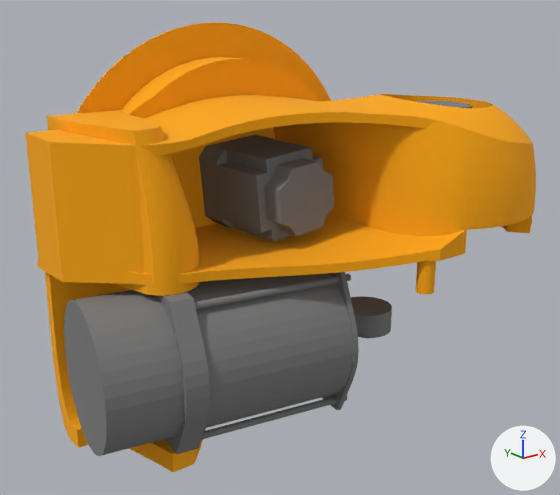
The glTF model RobotModel/KUKA/KR150_2/Visual/glb/Link1.glb as it was, and as the next commit left it.
The view is the same before and after, from a 50 mm camera at (-1.106, -1.225, 0.501) aimed at (-0.031, 0.118, -0.036). Lighting does not change. The marker at lower right points along +X, +Y and +Z. The first picture is the older version.

Names of what the first picture shows: '/node0/Part__Feature003-mesh/0', '/node2/Part__Feature004-mesh/0', '/node4/Part__Feature005-mesh/0', '/node5/Part__Feature007-mesh/0' and 2 more.
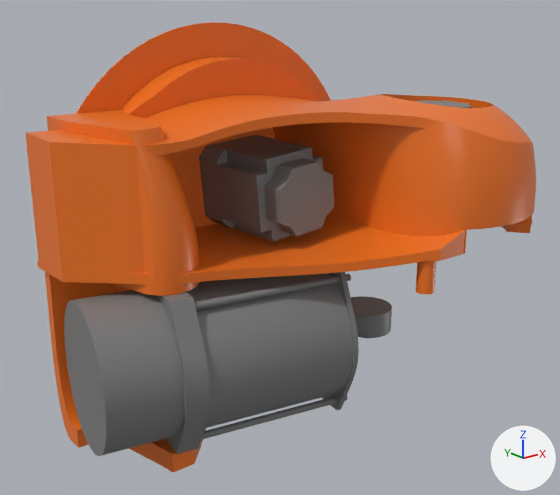
What differs and where, as boxes (x1, y1, x2, y2) in the pictures (560 x 495 px):
'/node0/Part__Feature003-mesh/0', recoloured, surface changed
    both: (25, 22, 536, 472)

Patch to the scene script:
```diff
--- a/RobotModel/KUKA/KR150_2/Visual/glb/Link1.glb.py
+++ b/RobotModel/KUKA/KR150_2/Visual/glb/Link1.glb.py
@@ mat_part__feature003_material @@
 mat_part__feature003_material = principled_material('Part__Feature003-material')
-mat_part__feature003_material.base_color = (1.0, 0.4, 0.0)  # orange #ffaa00
-mat_part__feature003_material.roughness = 1.0
+mat_part__feature003_material.base_color = (0.863, 0.175, 0.0152)  # orange #ef7421
+mat_part__feature003_material.roughness = 0.36
```
